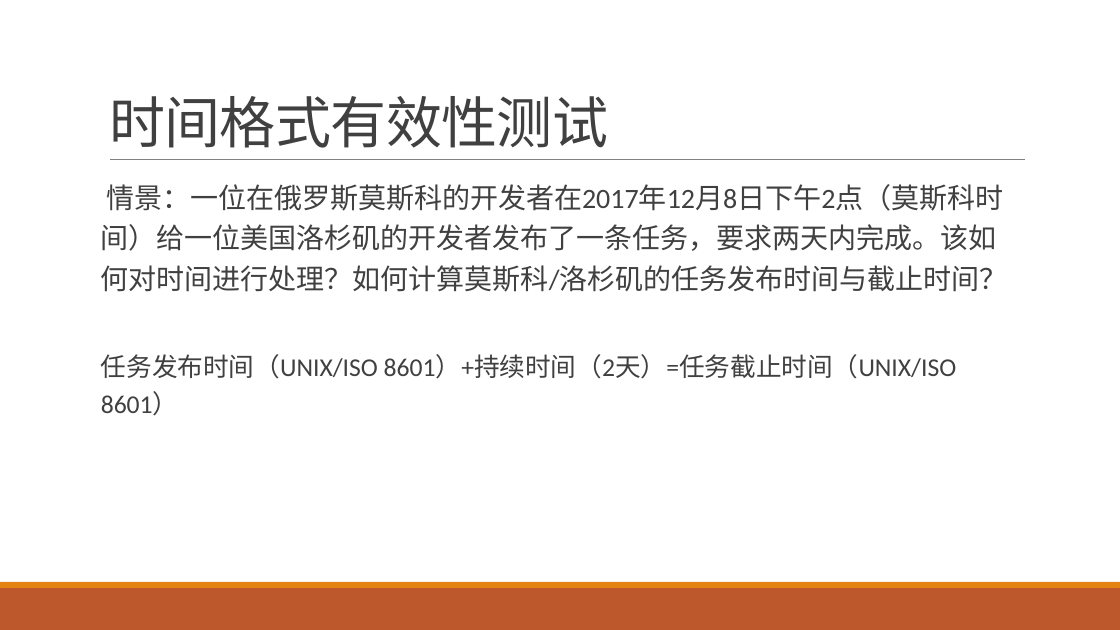
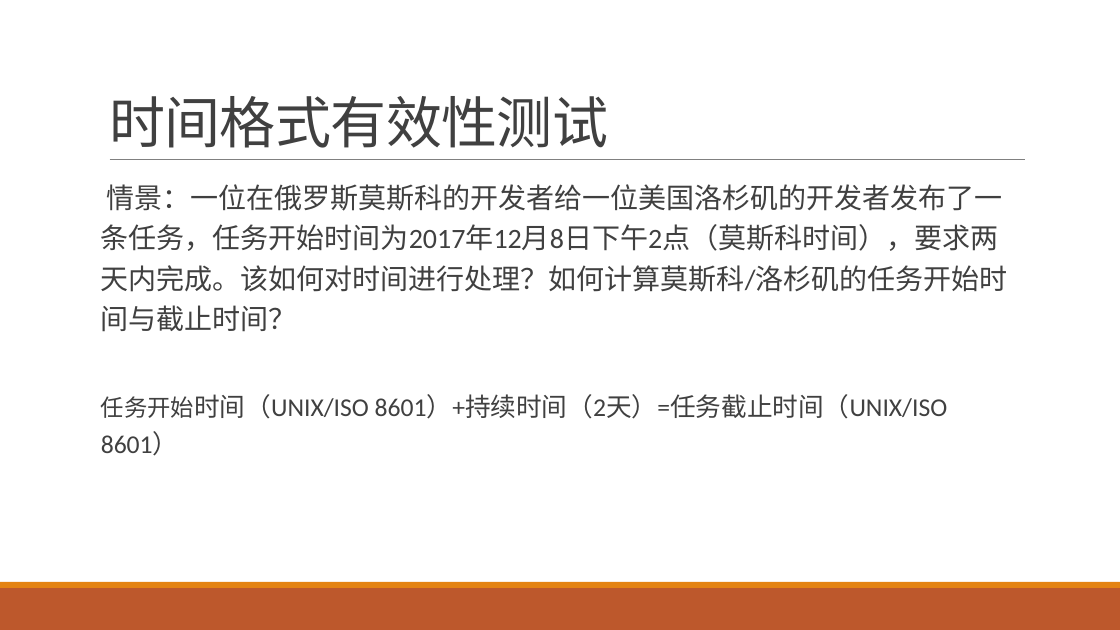
Before and after one commit to qidaneix/moment-research, a slide deck: slide 9 of 跨时区.pptx. Drawn at 1120x630 pixels with LibreOffice and Linux fonts; fonts in the diff are those of the drawing. Boxes give left, top, right and bottom in pixels: in the first picture for what was removed or moved away, otherwise in the second. Text is boxed around its words. In the diff, an @@ line names an element or a change of style, - is before the commit and + after.

```diff
--- a/跨时区.pptx
+++ b/跨时区.pptx
@@ text at (101,184,1008,456): text changed @@
-情景：一位在俄罗斯莫斯科的开发者在2017年12月8日下午2点（莫斯科时间）给一位美国洛杉矶的开发者发布了一条任务，要求两天内完成。该如何对时间进行处理？如何计算莫斯科/洛杉矶的任务发布时间与截止时间？
-任务发布时间（UNIX/ISO 8601）+持续时间（2天）=任务截止时间（UNIX/ISO 8601）
+情景：一位在俄罗斯莫斯科的开发者给一位美国洛杉矶的开发者发布了一条任务，任务开始时间为2017年12月8日下午2点（莫斯科时间），要求两天内完成。该如何对时间进行处理？如何计算莫斯科/洛杉矶的任务开始时间与截止时间？
+任务开始时间（UNIX/ISO 8601）+持续时间（2天）=任务截止时间（UNIX/ISO 8601）
```
Also in this commit, not shown: 7 other slides changed, 1 other file.
